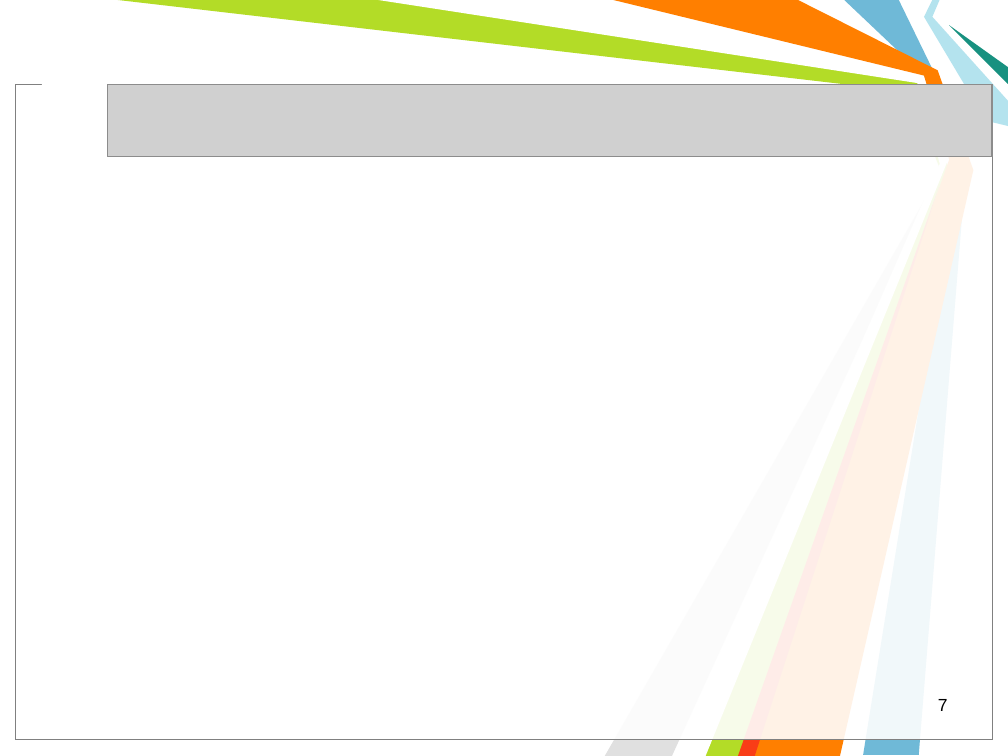
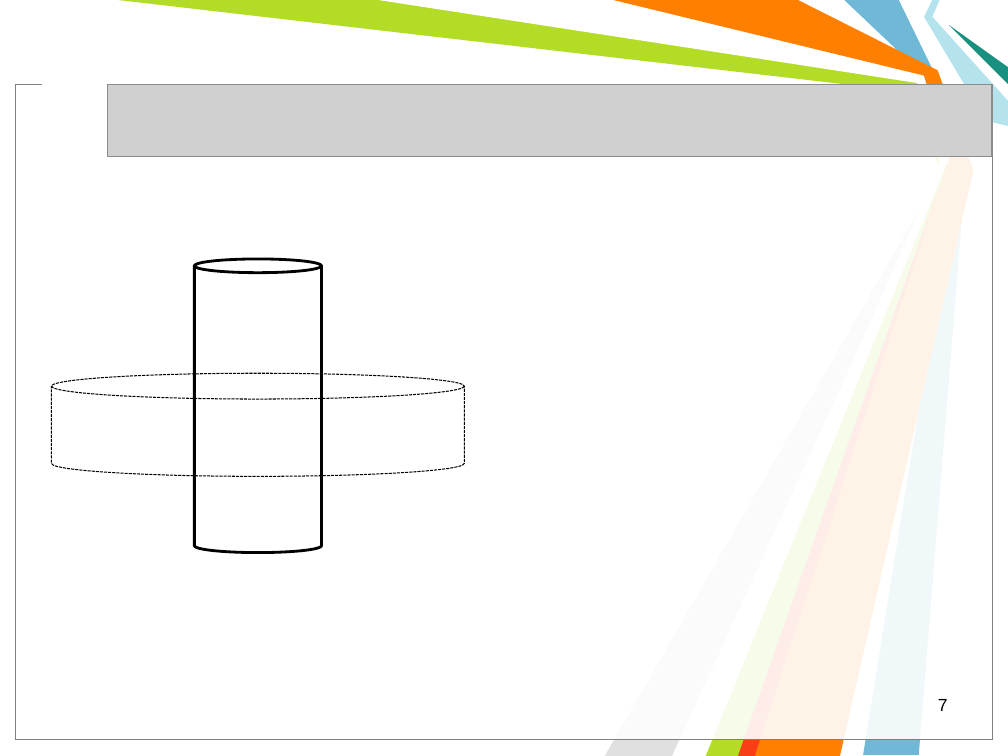
Before and after one commit to l432/NMK, a slide deck: slide 7 of Lecture/FIT/2023_24/06_Електростатичне поле/Less06.ppt. Drawn at 1008x756 pixels with LibreOffice and Linux fonts; fonts in the diff are those of the drawing; grey boxes stand for pictures; background and template pictures are left out. Boxes give left, top, right and bottom in pixels: in the first picture for what was removed or moved away, otherwise in the second. Text is boxed around its words. In the diff, an @@ line names an element or a change of style, - is before the commit and + after.

```diff
--- a/Lecture/FIT/2023_24/06_Електростатичне поле/Less06.ppt
+++ b/Lecture/FIT/2023_24/06_Електростатичне поле/Less06.ppt
@@ cylinder added at [195, 259, 322, 552], outline #000000 2.01 pt @@
@@ cylinder added at [51, 373, 465, 476], outline #000000 0.74 pt dashed @@
```
Also in this commit, not shown: 3 other slides changed, 1 slide added, 1 slide removed, 3 other files.
